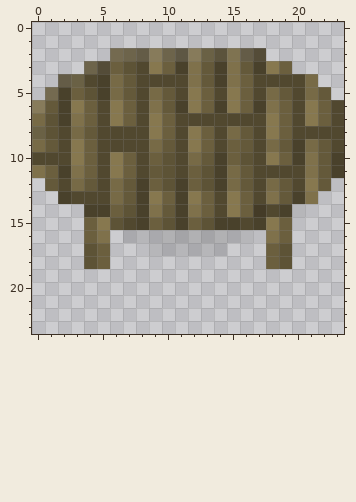
Pixel-art sprite: misc/Objects/furniture/table1.png. Above: the version before the commit.
The file is 24x24 pixels. Pixels under 10% opacity are left out. Colours within 5 levels of each other are drawn and written as one.
Now the later version:
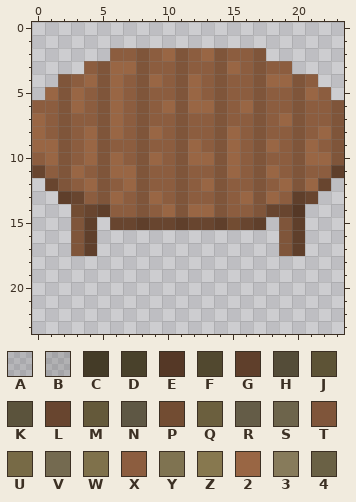
Palette (. is transparent): A #0000001c  B #00000023  C #443b27  D #49412b  E #553826  F #51482f  G #5f3f2b  H #544c38  J #5d5336  K #5b533c  L #68452f  M #64593a  N #5e5744  P #724c32  Q #6b5f3e  R #645c47  S #6d644b  T #7f553a  U #776a46  V #746a50  W #7f714b  X #8c5d3f  Y #7f7351  Z #87784f  2 #996644  3 #877b5b  4 #6a6145
Change:
Changed rows in their new state; - is an unchanged pixel.
first column x 0:
 2 ------XXTX2TX2TXXT------
 3 ----XT22TXXTXXT2XTXX----
 4 --TX2T2XT2XT2XTXXT22TX--
 5 -2T2XT2XTXXT2XTXXTXXT2X-
 6 XXT2XT2XTX2T22TX2TXXTXXT
 7 2XTXXT2XTXXTXXTXXTX2TXXT
 8 2XTX2T2XT2XTXXT2XTXXTX2T
 9 22TX2TXXTXXT2XT2XT2XT2XT
10 X2TX2T2XT2XT22T2XTXXT22T
11 LXT2XT22TXXTXXT2XT2XTXXG
12 -LTX2TX2TXXTX2TXXTX2T2L-
13 --GLXT2XT2XTXXTX2T2XGL--
14 ---PLGXXTX2T22TXXTLLE---
15 ---TG.LLGLLGLLGPLG.TG---
16 ---TG.-..........-.TG---
17 ---TG.---......---.TG---
18 ----..------------..----
Boxes around the changes in both pictures, in picture pixels (x1, y1, x2, y2):
changed: (32, 48, 344, 269)
